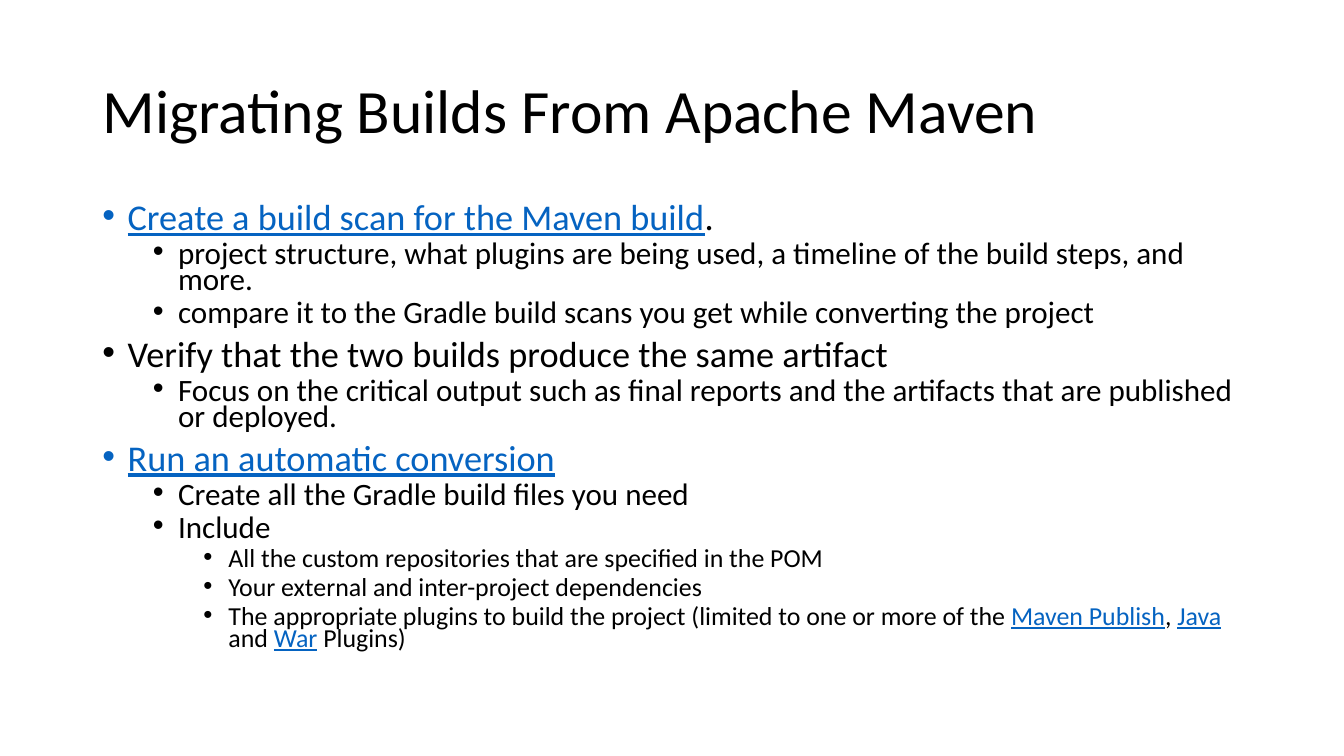
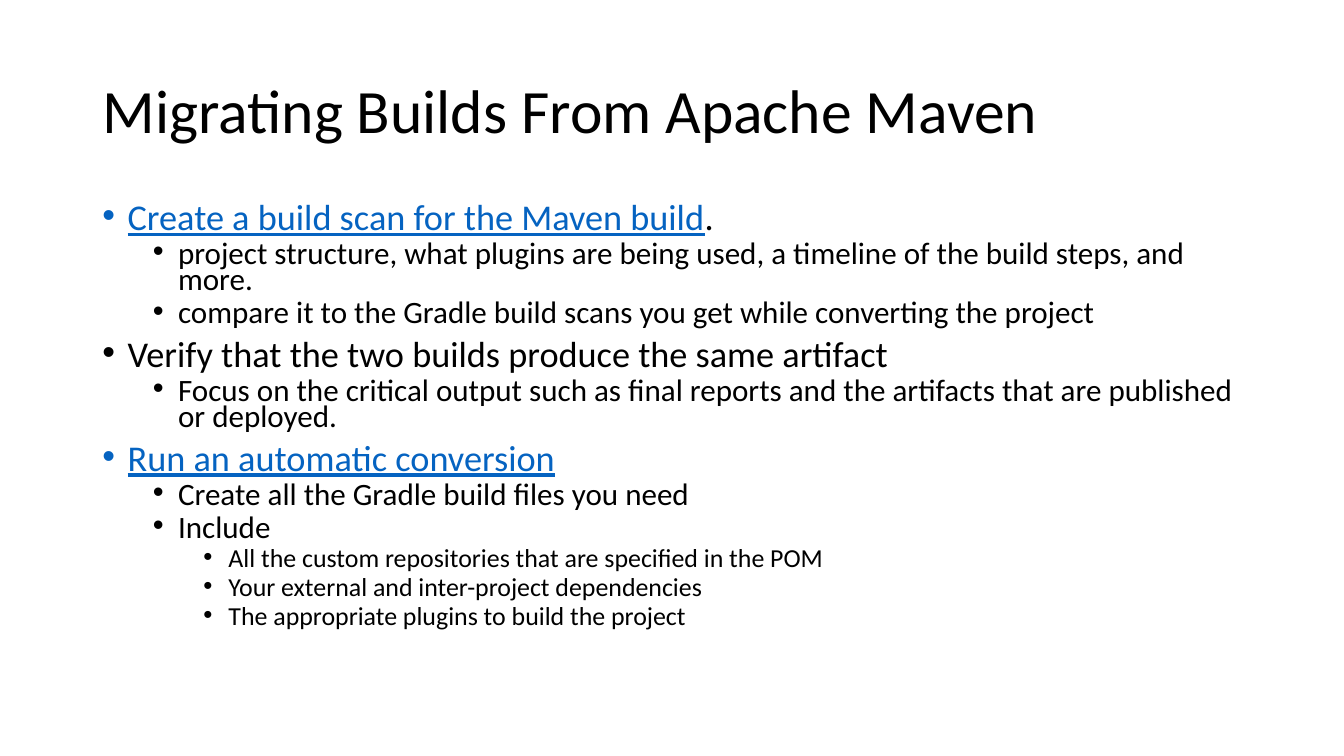
Before and after one commit to dangnh16/timebird-objective, a slide deck: slide 8 of Gradle and java 11.pptx. Drawn at 1344x756 pixels with LibreOffice and Linux fonts; fonts in the diff are those of the drawing. Boxes give left, top, right and bottom in pixels: in the first picture for what was removed or moved away, otherwise in the second. Text is boxed around its words. In the diff, an @@ line names an element or a change of style, - is before the commit and + after.

```diff
--- a/Gradle and java 11.pptx
+++ b/Gradle and java 11.pptx
@@ text at bbox=[228, 607, 685, 630]: text changed @@
-    • The appropriate plugins to build the project (limited to one or more of the Maven Publish, Java and War Plugins)
+    • The appropriate plugins to build the project
```
Also in this commit, not shown: 1 slide added.
